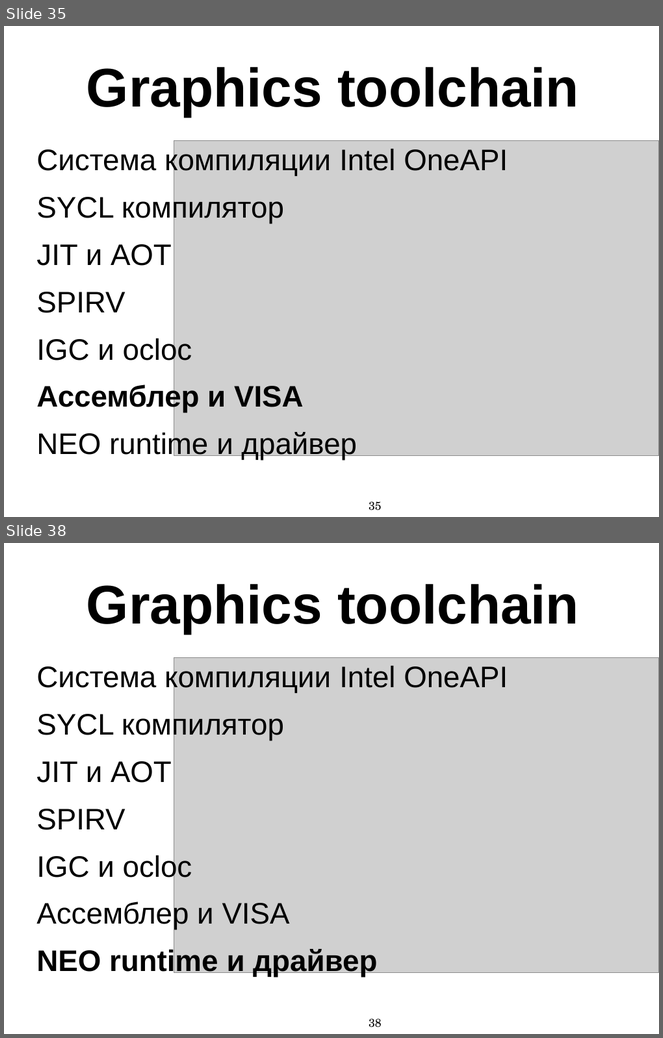
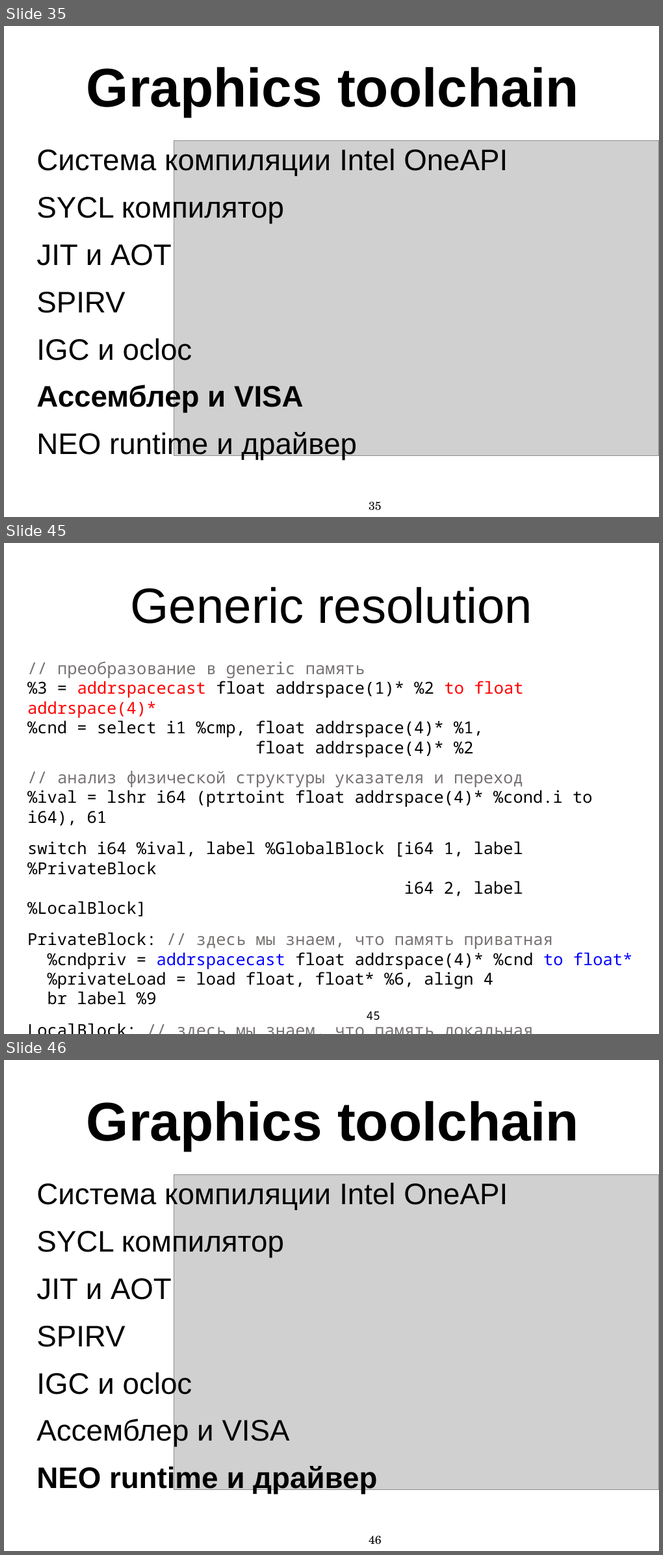
Before and after one commit to MIPT-ILab/cpp-lects-rus, a slide deck: other_lects/toolchain_lect/slides/graphics_toolchain_complete_ppt.pptx. Shown one above the other, each under a label of ours: slides 35 and 38 before the commit, slides 35, 45 and 46 after it; the slides between them are not shown. The pictures are 663x1038 and 663x1555 pixels, drawn with LibreOffice and Linux fonts; fonts in the diff are those of the drawing; grey boxes stand for pictures. Boxes give left, top, right and bottom in pixels: in the first picture for what was removed or moved away, otherwise in the second. Text is boxed around its words. In the diff, an @@ line names an element or a change of style, - is before the commit and + after.

```diff
--- a/other_lects/toolchain_lect/slides/graphics_toolchain_complete_ppt.pptx
+++ b/other_lects/toolchain_lect/slides/graphics_toolchain_complete_ppt.pptx
@@ slide 45 added at (4, 543, 659, 1034), background #FFFFFF @@
@@ title added at (131, 587, 532, 624), 60 pt, text #000000 @@
+Generic resolution
@@ text added at (27, 661, 633, 1005), 20 pt, text #000000 @@
+// преобразование в generic память
+%3 = addrspacecast float addrspace(1)* %2 to float addrspace(4)*
+%cnd = select i1 %cmp, float addrspace(4)* %1,
+float addrspace(4)* %2
+// анализ физической структуры указателя и переход
+%ival = lshr i64 (ptrtoint float addrspace(4)* %cond.i to i64), 61
+switch i64 %ival, label %GlobalBlock [i64 1, label %PrivateBlock
+i64 2, label %LocalBlock]
+PrivateBlock: // здесь мы знаем, что память приватная
+%cndpriv = addrspacecast float addrspace(4)* %cnd to float*
+%privateLoad = load float, float* %6, align 4
+br label %9
+LocalBlock: // здесь мы знаем, что память локальная
@@ page number added at (367, 1012, 380, 1020), 14 pt, text #000000 @@
+45
@@ what was slide 38 is now slide 46 @@
@@ page number at (369, 1536, 382, 1545): text changed @@
-38
+46
```
Also in this commit, not shown: 13 slides changed, 13 other slides added, 4 slides removed, 3 other files.
